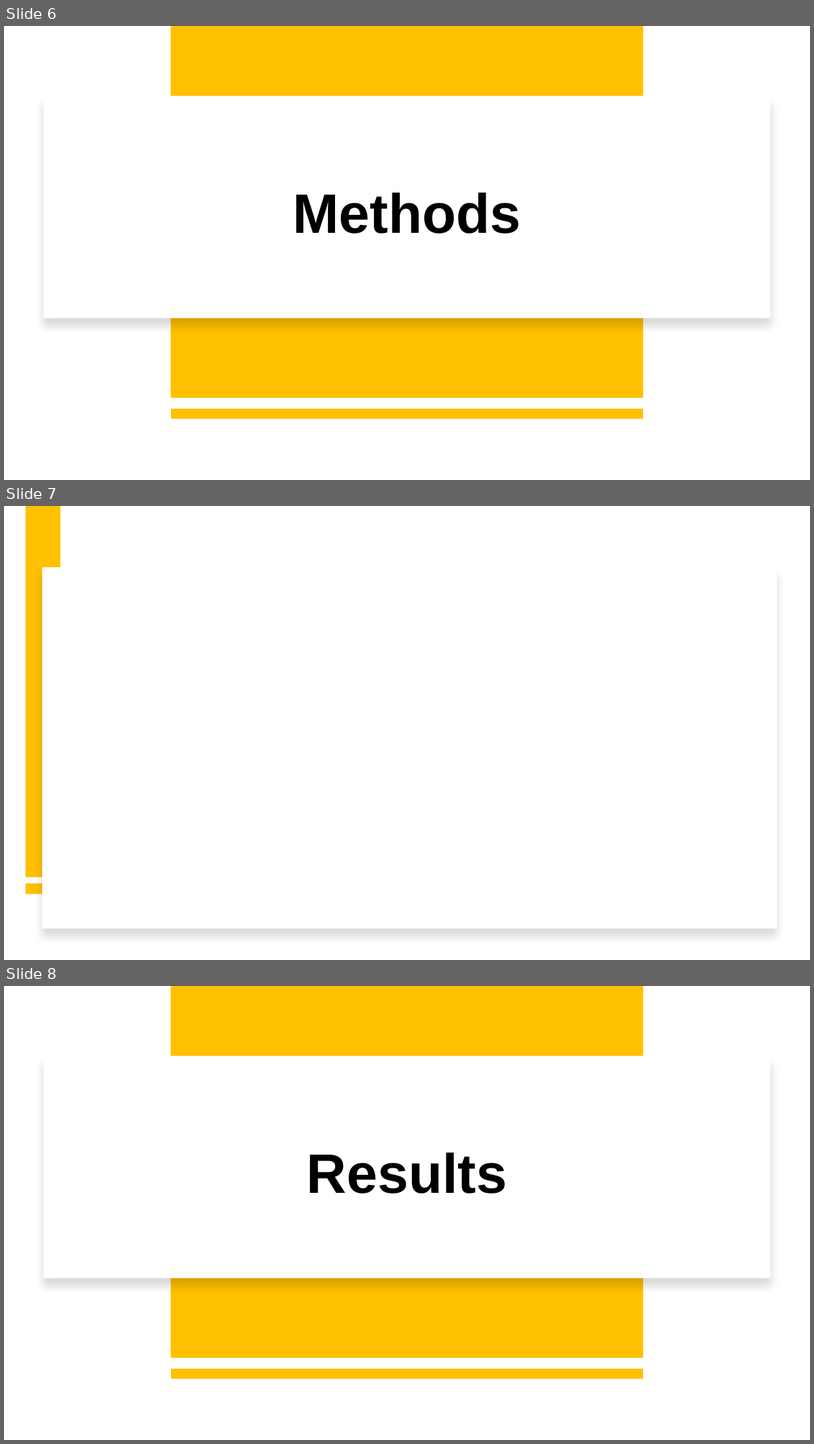
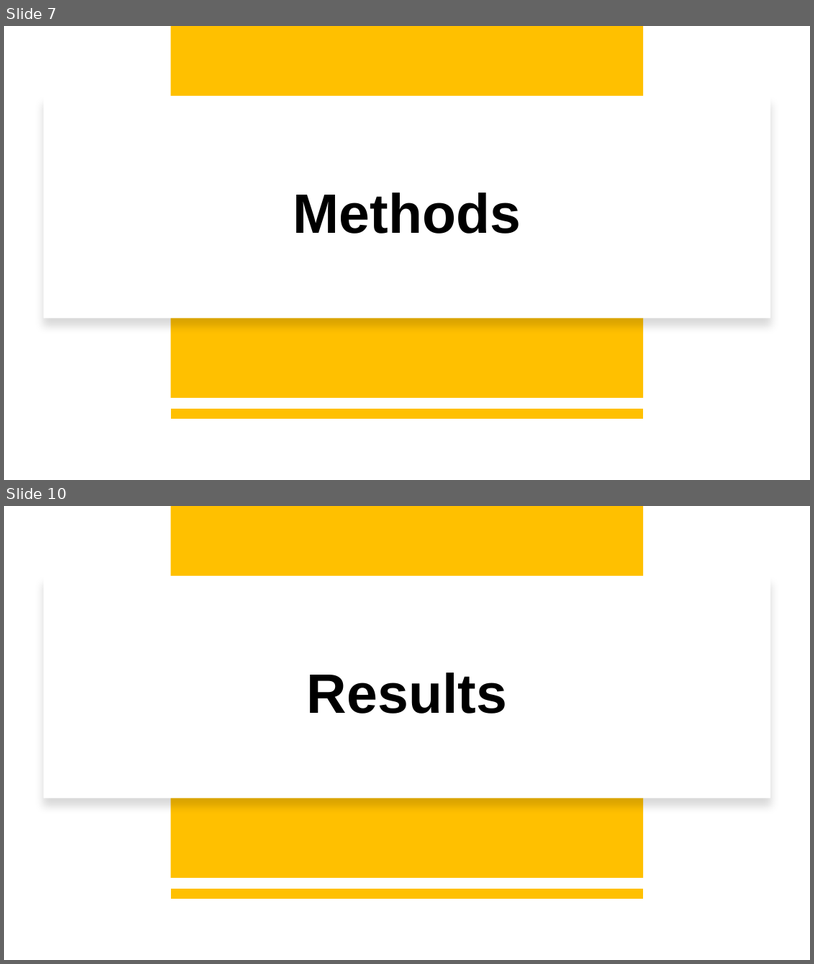
Before and after one commit to Mt122606/Curous-Conquers-, a slide deck: CuriousConquersProject/ProjectPowerpoint.pptx. Shown one above the other, each under a label of ours: slides 6, 7 and 8 before the commit, slides 7 and 10 after it; the slides between them are not shown. The pictures are 814x1444 and 814x964 pixels, drawn with LibreOffice and Linux fonts; fonts in the diff are those of the drawing. Boxes give left, top, right and bottom in pixels: in the first picture for what was removed or moved away, otherwise in the second. Text is boxed around its words. In the diff, an @@ line names an element or a change of style, - is before the commit and + after.

```diff
--- a/CuriousConquersProject/ProjectPowerpoint.pptx
+++ b/CuriousConquersProject/ProjectPowerpoint.pptx
@@ slide 7 removed at bbox=[4, 506, 810, 960], background #FFFFFF @@
@@ rectangle removed at bbox=[26, 506, 61, 877] @@
@@ rectangle removed at bbox=[42, 567, 777, 928] @@
@@ rectangle removed at bbox=[26, 883, 61, 893] @@
@@ what was slide 6 is now slide 7 @@
@@ what was slide 8 is now slide 10 @@
```
Also in this commit, not shown: 1 slide changed, 3 slides added.
